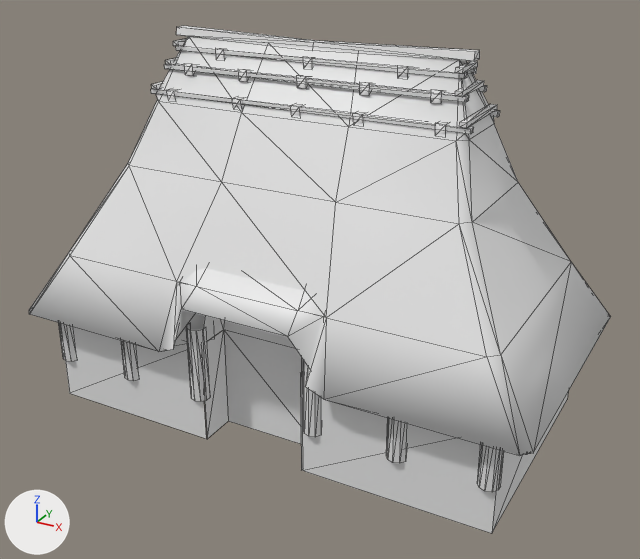
Renders of the COLLADA model art/meshes/structural/yayoi_house_1.dae from each side of a commit.
One viewpoint serves both versions: a camera (50 mm lens) standing at (10.98, -19.77, 11.88) and looking at (0.24, -0.25, 2.12). The axes (+X, +Y, +Z) are drawn at lower left. The lights are the same throughout. Mesh edges are drawn as thin lines. Materials are left out; every surface is plain grey. Vertices at the same position are counted once.

The first picture shows 'house_1'.
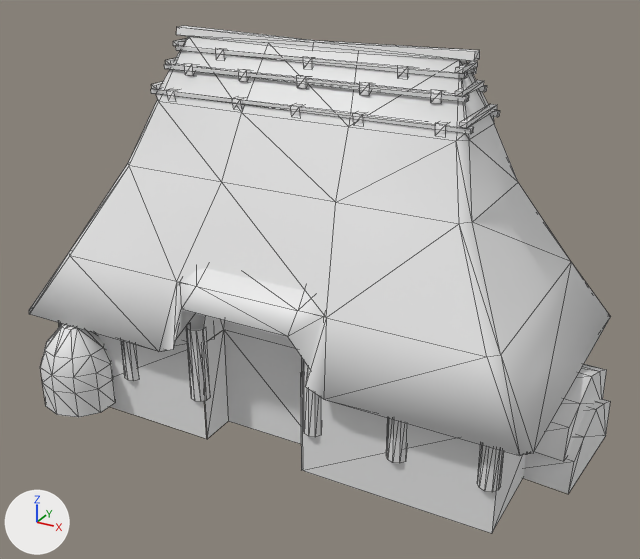
What differs and where, as boxes (x1, y1, x2, y2) in the pictures (640 x 559 px):
```json
{"part": 1, "of": "me_cylinder", "change": "added", "after": [40, 324, 115, 417]}
{"part": 2, "of": "me_cylinder", "change": "added", "after": [535, 364, 607, 461]}
{"part": 3, "of": "me_cylinder", "change": "added", "after": [523, 399, 610, 494]}
```

Scene script edits in JSON lines:
```json
{"block": "me_cylinder", "where": "# used by ob_house_1; location = (0.0, 0.0, 0.0)"}
{"op": "remove", "block": "me_cylinder", "code": "me_cylinder.from_pydata(...)  # 674 vertices, 812 faces; spans x -7.32..7.33, y -4.03..4.03, z -1.79..8.53"}
{"op": "add", "block": "me_cylinder", "code": "me_cylinder.from_pydata(...)  # 830 vertices, 1076 faces; spans x -8.08..7.93, y -4.78..5.19, z -1.79..8.53"}
{"block": "me_cylinder", "change": "me_cylinder part 1: a new loose piece of 50 vertices spanning x -6.59..-4.61, y -4.78..-2.84, z -1.48..0.89"}
{"block": "me_cylinder", "change": "me_cylinder part 2: a new loose piece of 14 vertices spanning x 5.73..7.72, y -1.06..2.13, z -0.87..0.77"}
{"block": "me_cylinder", "change": "me_cylinder part 3: a new loose piece of 14 vertices spanning x 5.95..7.93, y -1.06..2.13, z -1.77..-0.13"}
```
